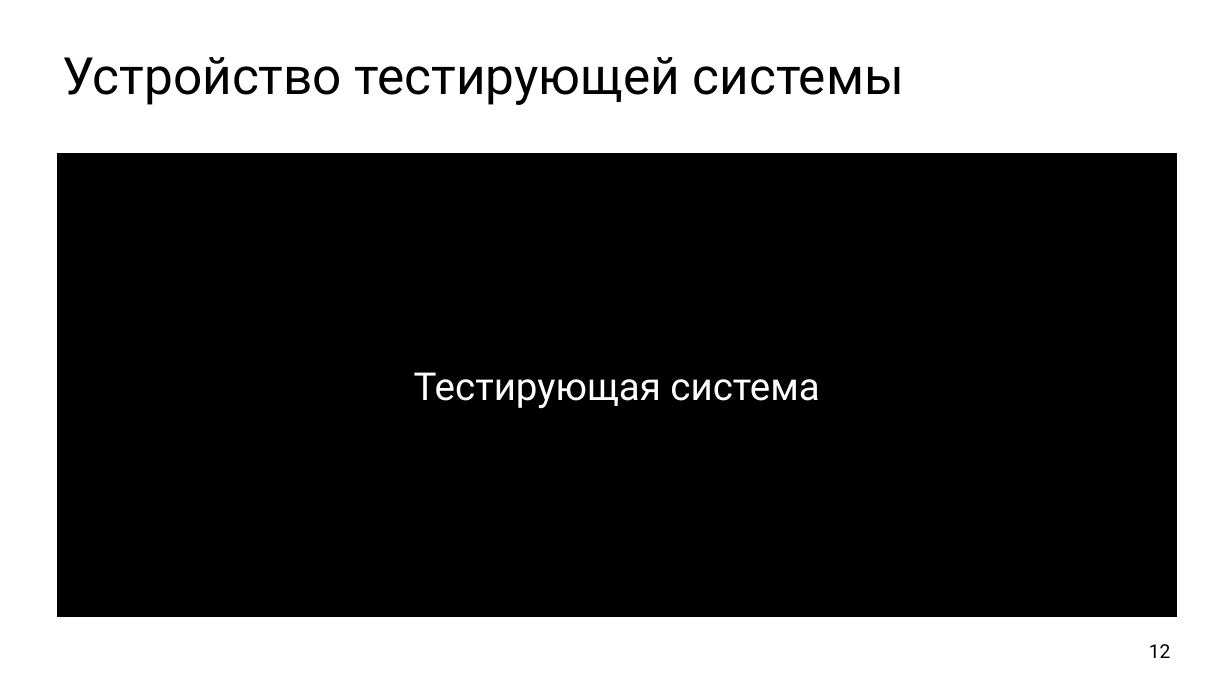
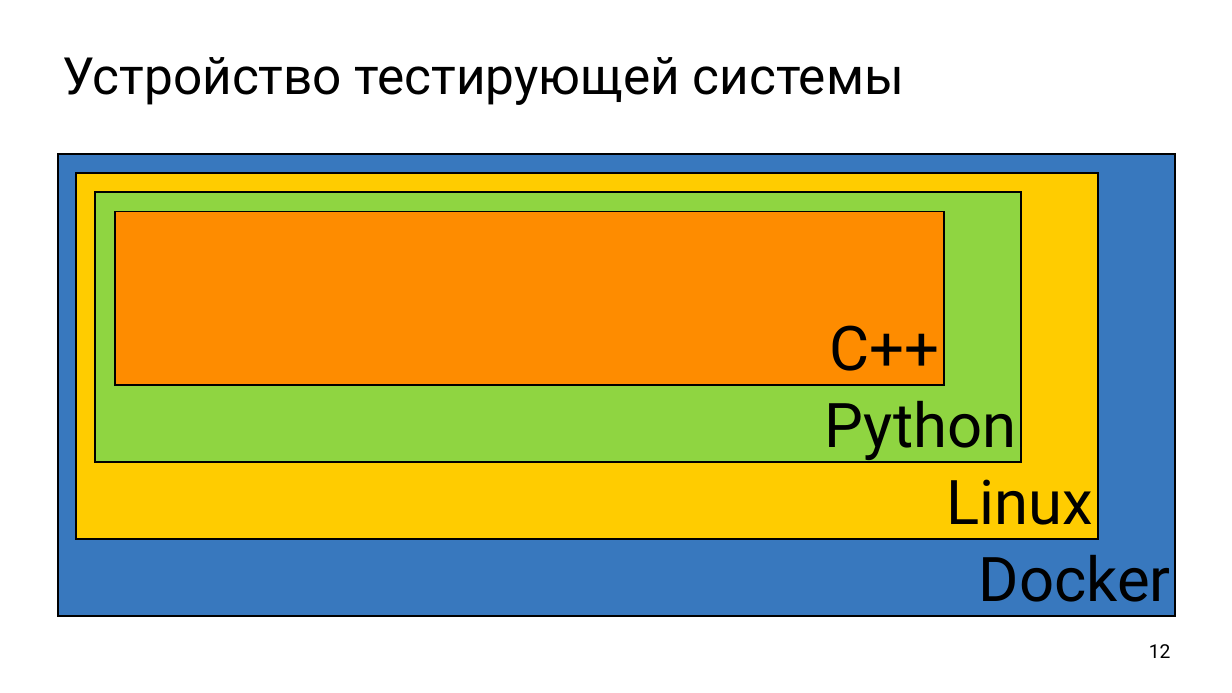
Before and after one commit to ishfb/cpprus18, a slide deck: slide 12 of slides.pptx. Drawn at 1232x693 pixels with LibreOffice and Linux fonts; fonts in the diff are those of the drawing. Boxes give left, top, right and bottom in pixels: in the first picture for what was removed or moved away, otherwise in the second. Text is boxed around its words. In the diff, an @@ line names an element or a change of style, - is before the commit and + after.

```diff
--- a/slides.pptx
+++ b/slides.pptx
@@ rectangle removed at [58, 154, 1176, 616] @@
-Тестирующая система
@@ rectangle added at [76, 173, 1098, 539], fill #FFCC00, outline #000000 3 pt, 96 pt, text #000000 @@
+Linux
@@ rectangle added at [95, 192, 1021, 462], fill #8FD541, outline #000000 3 pt, 96 pt, text #000000 @@
+Python
@@ rectangle added at [115, 212, 944, 385], fill #FE8C00, outline #000000 3 pt, 96 pt, text #000000 @@
+C++
```
Also in this commit, not shown: 1 other slide changed, 3 slides added, 1 other file.
